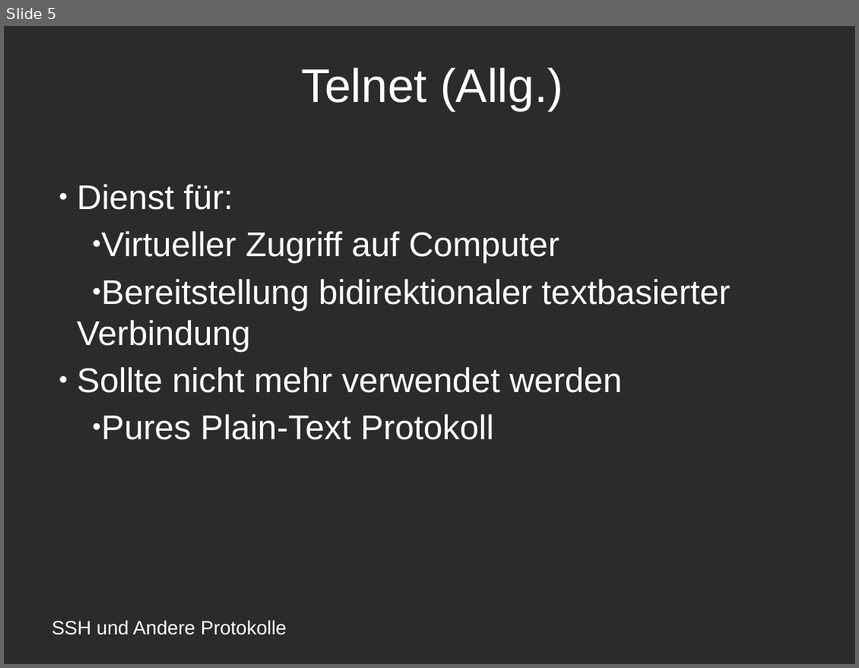
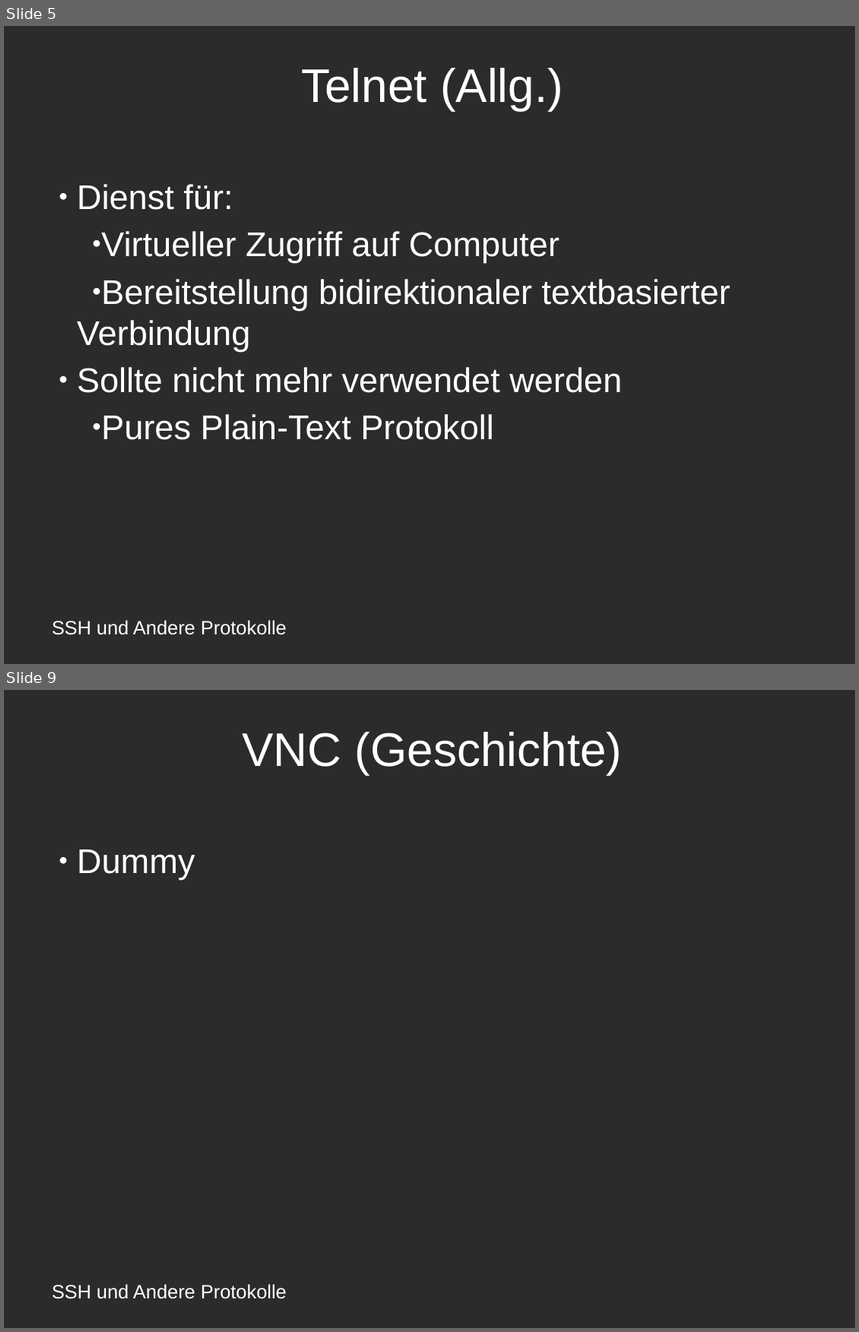
Before and after one commit to amlispolska/SSH-Projekt, a slide deck: ssh-presentation.odp. Shown one above the other, each under a label of ours: slide 5 before the commit, slides 5 and 9 after it; the slides between them are not shown. The pictures are 859x668 and 859x1332 pixels, drawn with LibreOffice and Linux fonts; fonts in the diff are those of the drawing; background and template pictures are left out; a plain dark background stands for a picture behind light text. Boxes give left, top, right and bottom in pixels: in the first picture for what was removed or moved away, otherwise in the second. Text is boxed around its words. In the diff, an @@ line names an element or a change of style, - is before the commit and + after.

```diff
--- a/ssh-presentation.odp
+++ b/ssh-presentation.odp
@@ slide 9 added at (4, 690, 855, 1328), background picture (left out) @@
@@ title added at (243, 732, 623, 775), 44 pt, text #FFFFFF @@
+VNC (Geschichte)
@@ subtitle added at (77, 850, 196, 880), 32 pt, text #FFFFFF @@
+● Dummy
@@ text added at (52, 1284, 287, 1300), 18 pt, text #FFFFFF @@
+SSH und Andere Protokolle
```
Also in this commit, not shown: 2 slides changed, 2 other slides added, 1 other file.
